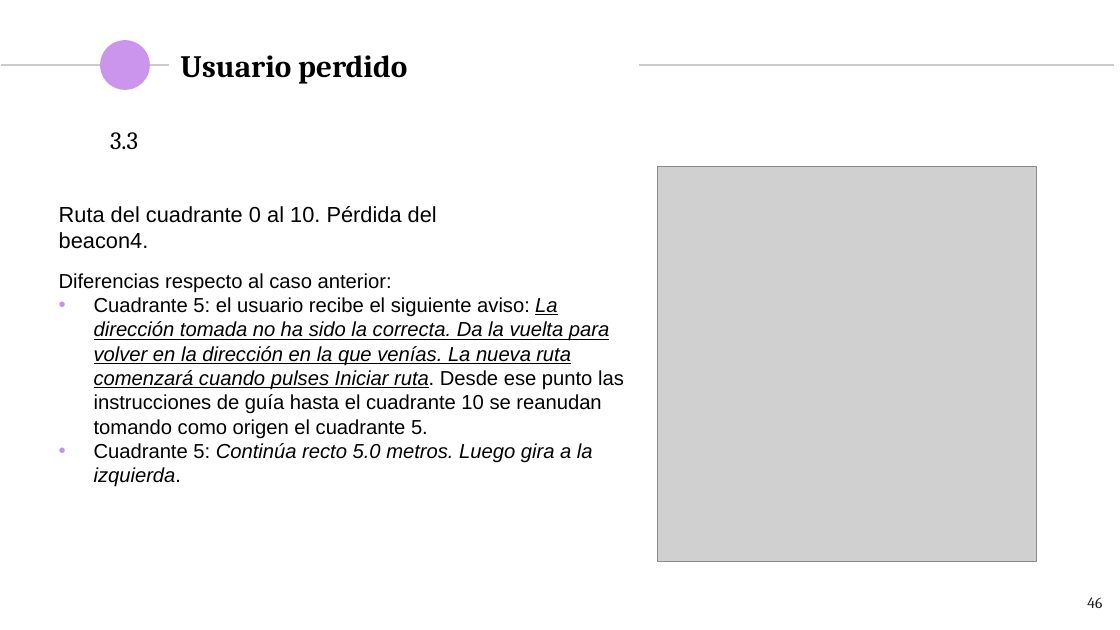
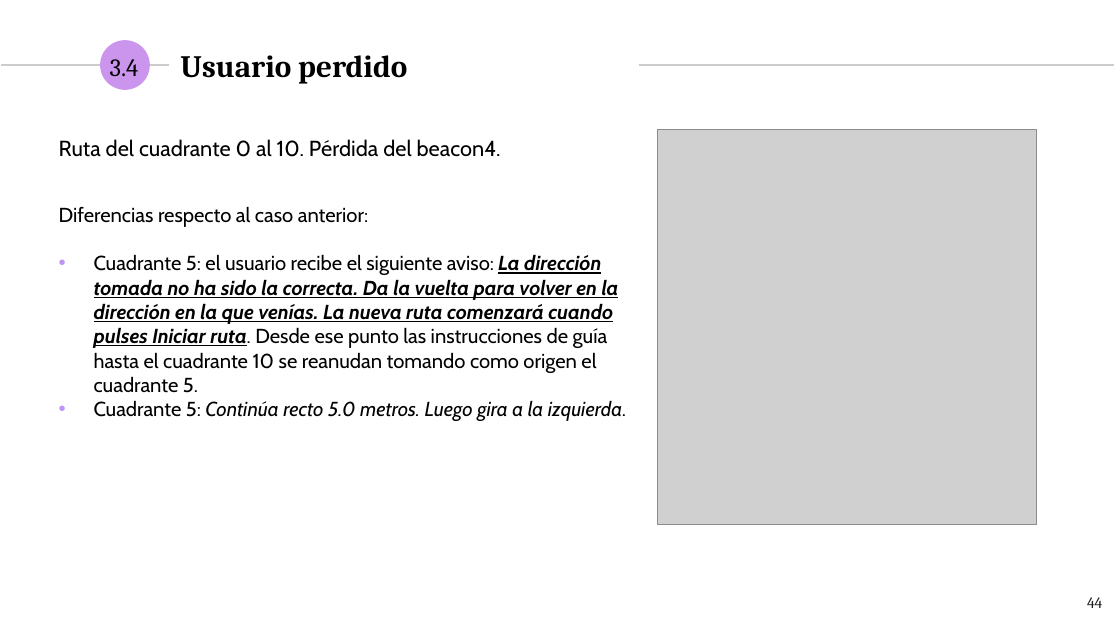
Before and after one commit to NILGroup/TFG-1920-DiscapacidadVisual, a slide deck: slide 44 of Defensa/Viola · SlidesCarnival_DiaposBelen.pptx (slide 46 before the commit). Drawn at 1120x630 pixels with LibreOffice and Linux fonts; fonts in the diff are those of the drawing; grey boxes stand for pictures. Boxes give left, top, right and bottom in pixels: in the first picture for what was removed or moved away, otherwise in the second. Text is boxed around its words. In the diff, an @@ line names an element or a change of style, - is before the commit and + after.

```diff
--- a/Defensa/Viola · SlidesCarnival_DiaposBelen.pptx
+++ b/Defensa/Viola · SlidesCarnival_DiaposBelen.pptx
@@ text at box(110, 59, 139, 76): text changed @@
-3.3
+3.4
@@ text "Ruta del cuadrante 0 al ...": place and size @@
-text "Ruta del cuadrante 0 al ..." at box(59, 206, 437, 249)
+text "Ruta del cuadrante 0 al ..." at box(59, 139, 501, 157)
@@ text "Ruta del cuadrante 0 al ..." at box(59, 139, 501, 157): font Arial to Cabin @@
@@ picture: place and size @@
-picture at box(657, 167, 1037, 562)
+picture at box(657, 130, 1037, 525)
@@ text "Diferencias respecto al caso anterior:": place and size @@
-text "Diferencias respecto al caso anterior:" at box(59, 273, 624, 487)
+text "Diferencias respecto al caso anterior:" at box(59, 206, 626, 421)
@@ text "Diferencias respecto al caso anterior:" at box(59, 206, 626, 421): font Arial to Cabin; bold on in "La dirección tomada no ha sido la ..." @@
@@ page number at box(1087, 597, 1102, 608): text changed @@
-46
+44
```
Also in this commit, not shown: 11 other slides changed, 2 slides added, 1 other file.
